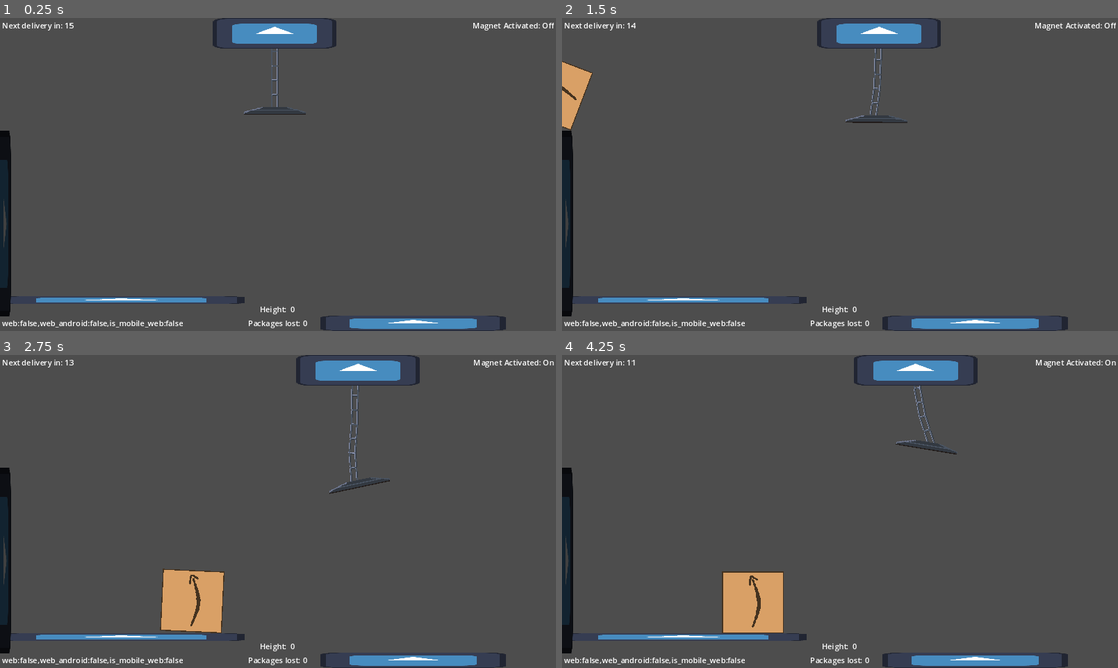
Above: before the commit, frames 1-4 (two rows, left to right).
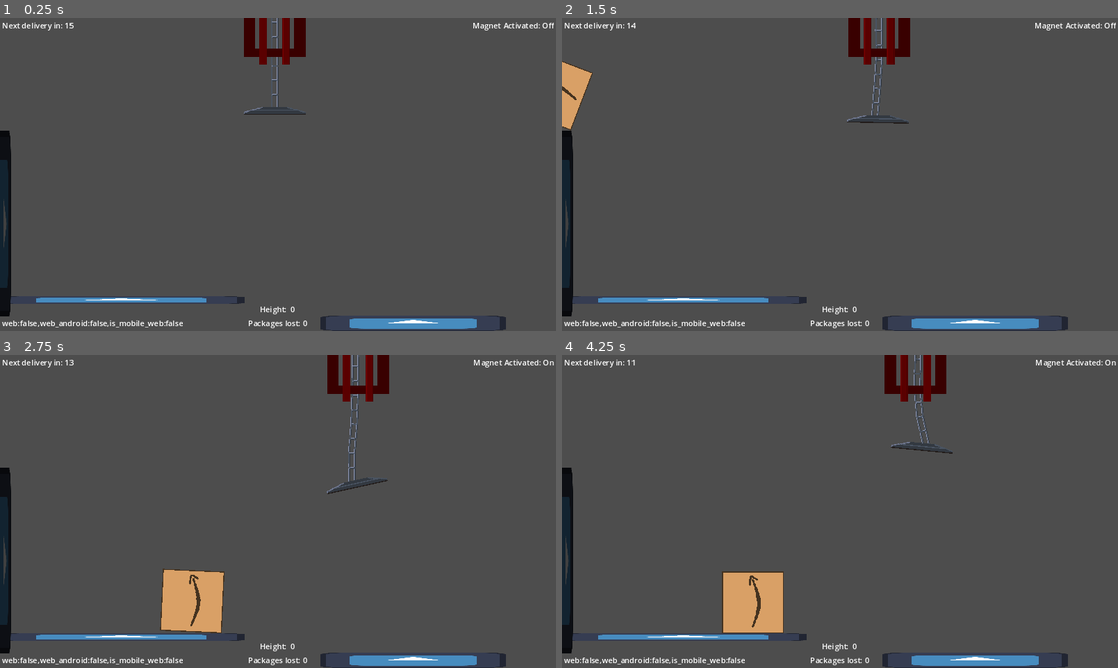
Above: after the commit, the same moments.

Repository: nanodeath/tippy-towers
Game: Godot game, scene res://game.tscn
Same seed, same stepped clock (60 frames per second), same inputs: the game is played once before the commit and once after it. The engine's default icon, where the game draws it, is replaced by a stand-in: a white triangle on a blue panel in a dark square.
Inputs:
- Up to frame 1 (0.25 s): no input
- Up to frame 2 (1.5 s): tap Enter at 0.5 s; hold D (move_right) 0.53-1.28 s; tap Space (toggle_magnet) at 0.6, 1.35 s; hold S (move_down) from 1.28 s (still down)
- Up to frame 3 (2.75 s): release S (move_down) at 2.03 s; hold D (move_right) from 2.03 s (still down); tap Space (toggle_magnet) at 2.1 s
- Up to frame 4 (4.25 s): release D (move_right) at 2.78 s; hold W (move_up) 2.78-3.53 s; tap Space (toggle_magnet) at 2.85, 3.6 s; hold A (move_left) from 3.53 s (still down)

The runs differ from the first frame. In frame 1, 1.8% of the frame differs, in the area x 38-61%, y 0-15%; in frame 2, 1.9%; in frame 3, 2.0%; in frame 4, 2.1%, in the area x 52-75%, y 0-32%.

Commit message:
Crane art.

Diff:
--- a/tippy-towers/scenes/crane.tscn
+++ b/tippy-towers/scenes/crane.tscn
@@ -1,12 +1,12 @@
 [gd_scene load_steps=12 format=3 uid="uid://d2ytku27cc5of"]
 
 [ext_resource type="Script" path="res://scripts/crane.gd" id="1_dp2g1"]
-[ext_resource type="Texture2D" uid="uid://p5f1hvknc1bl" path="res://icon.svg" id="2_curog"]
+[ext_resource type="Texture2D" uid="uid://cyed14anatvbx" path="res://art/crane.png" id="2_tib5a"]
 [ext_resource type="PackedScene" uid="uid://tlivsympbxyw" path="res://scenes/chain_link.tscn" id="3_1rkxp"]
 [ext_resource type="Texture2D" uid="uid://lh2e6lwh838u" path="res://art/magnet.png" id="4_ge2jl"]
 
 [sub_resource type="RectangleShape2D" id="RectangleShape2D_aahc5"]
-size = Vector2(256, 64)
+size = Vector2(128, 96)
 
 [sub_resource type="CircleShape2D" id="CircleShape2D_0pyye"]
 radius = 4.0
@@ -35,8 +35,8 @@
 move_up_speed = 100
 
 [node name="Sprite" type="Sprite2D" parent="."]
-scale = Vector2(2, 0.5)
-texture = ExtResource("2_curog")
+modulate = Color(0.65, 0, 0, 1)
+texture = ExtResource("2_tib5a")
 
 [node name="CollisionShape2D" type="CollisionShape2D" parent="."]
 shape = SubResource("RectangleShape2D_aahc5")
@@ -161,11 +161,11 @@
 shape = SubResource("RectangleShape2D_mjl0t")
 
 [node name="CollisionShape2D2" type="CollisionShape2D" parent="."]
-position = Vector2(-24, -110)
+position = Vector2(-24, -96)
 shape = SubResource("RectangleShape2D_rt02g")
 
 [node name="CollisionShape2D3" type="CollisionShape2D" parent="."]
-position = Vector2(24, -110)
+position = Vector2(24, -96)
 shape = SubResource("RectangleShape2D_rt02g")
 
 [editable path="ChainLink"]
Binary file added: tippy-towers/art/crane.aseprite
Binary file added: tippy-towers/art/crane.png
Not shown, added: tippy-towers/art/crane.png.import
